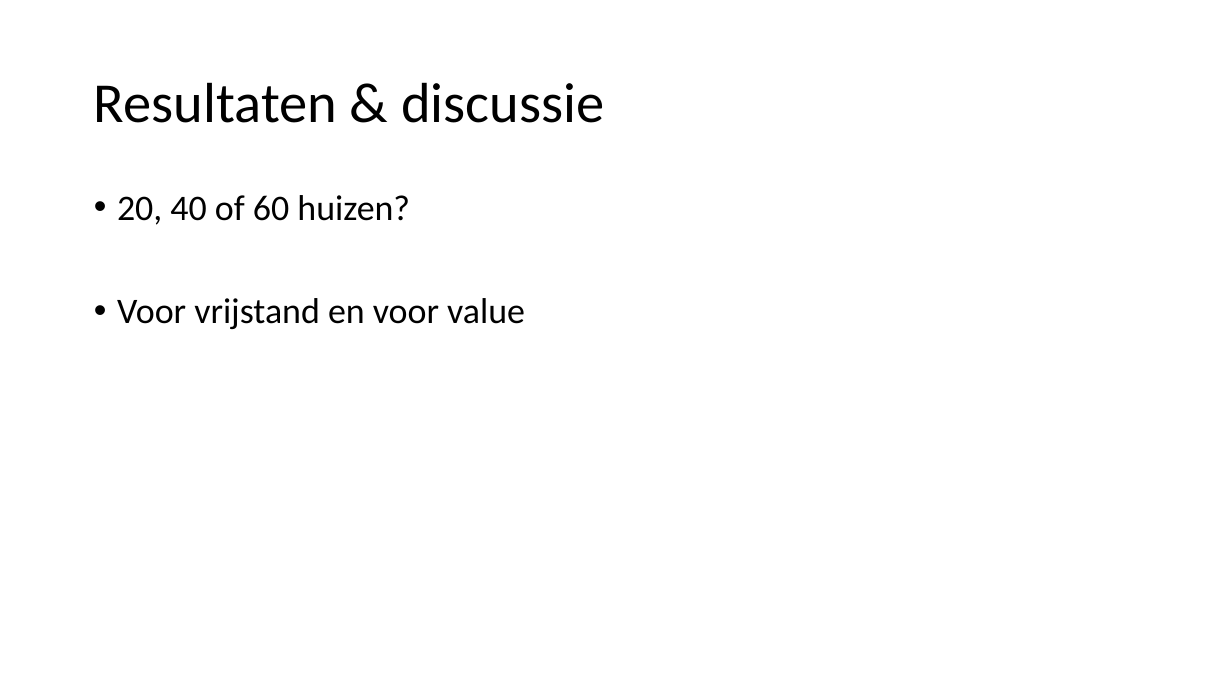
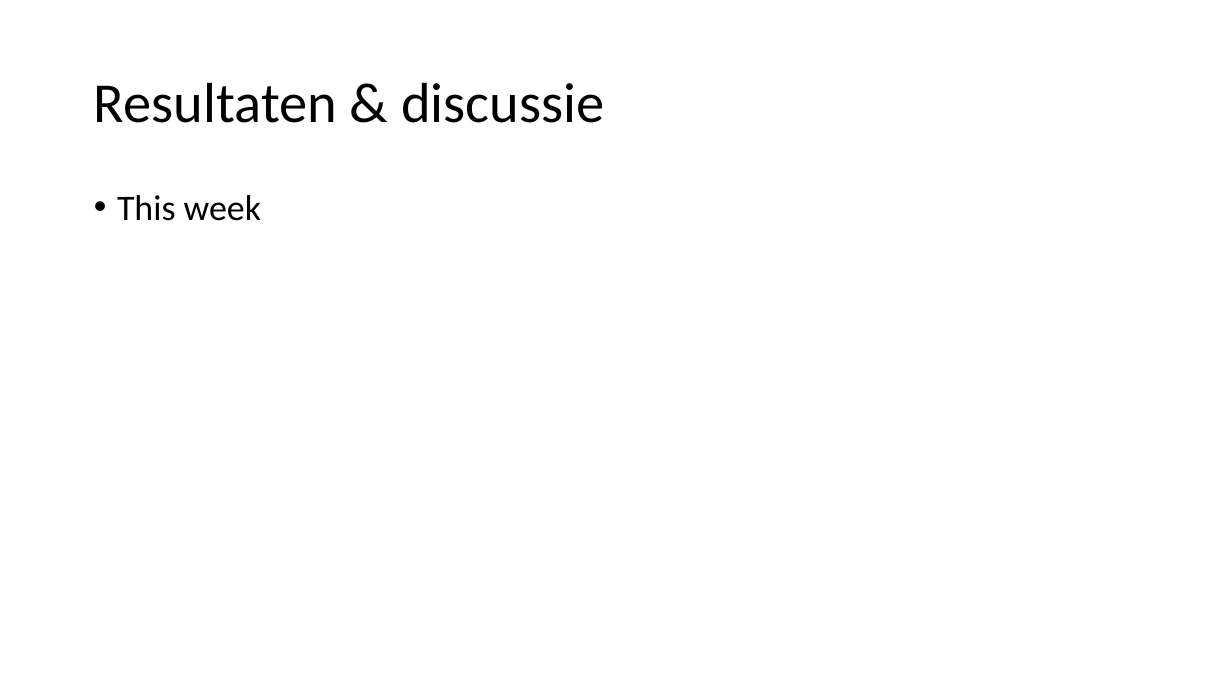
Before and after one commit to TammeThijs/Heuristics, a slide deck: slide 14 of Presentation2.pptx. Drawn at 1232x693 pixels with LibreOffice and Linux fonts; fonts in the diff are those of the drawing; background and template pictures are left out. Boxes give left, top, right and bottom in pixels: in the first picture for what was removed or moved away, otherwise in the second. Text is boxed around its words. In the diff, an @@ line names an element or a change of style, - is before the commit and + after.

```diff
--- a/Presentation2.pptx
+++ b/Presentation2.pptx
@@ text at box(117, 195, 261, 221): text changed @@
-• 20, 40 of 60 huizen?
-• Voor vrijstand en voor value
+• This week
```
Also in this commit, not shown: 7 other slides changed, 6 other files.
